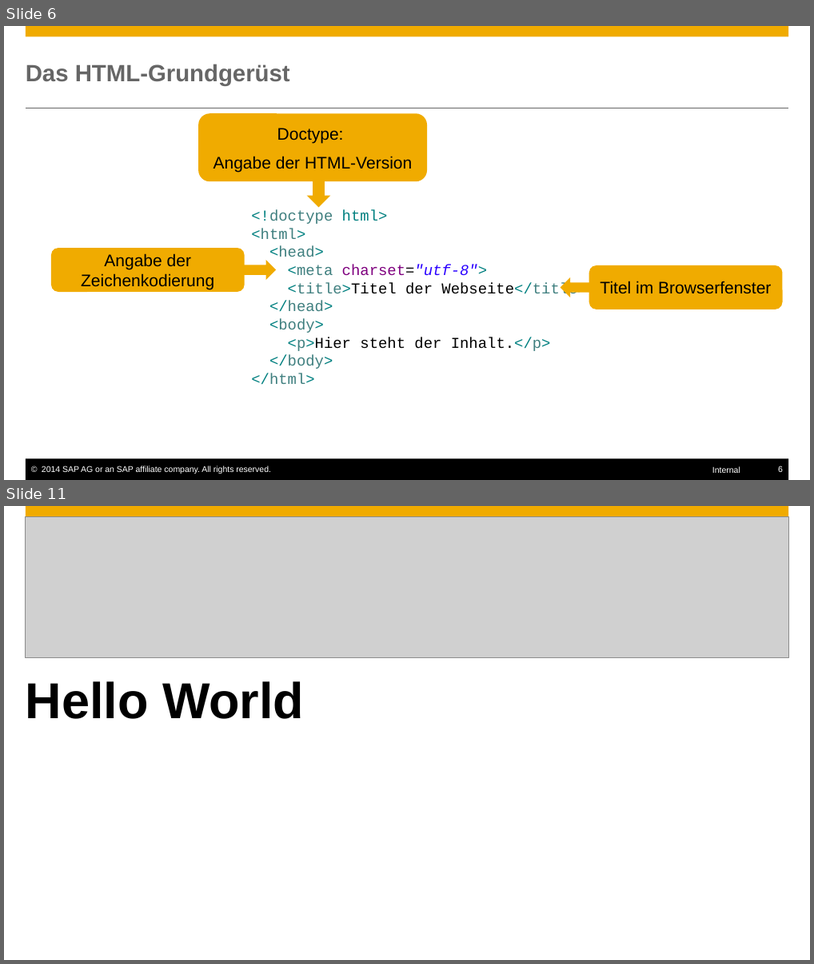
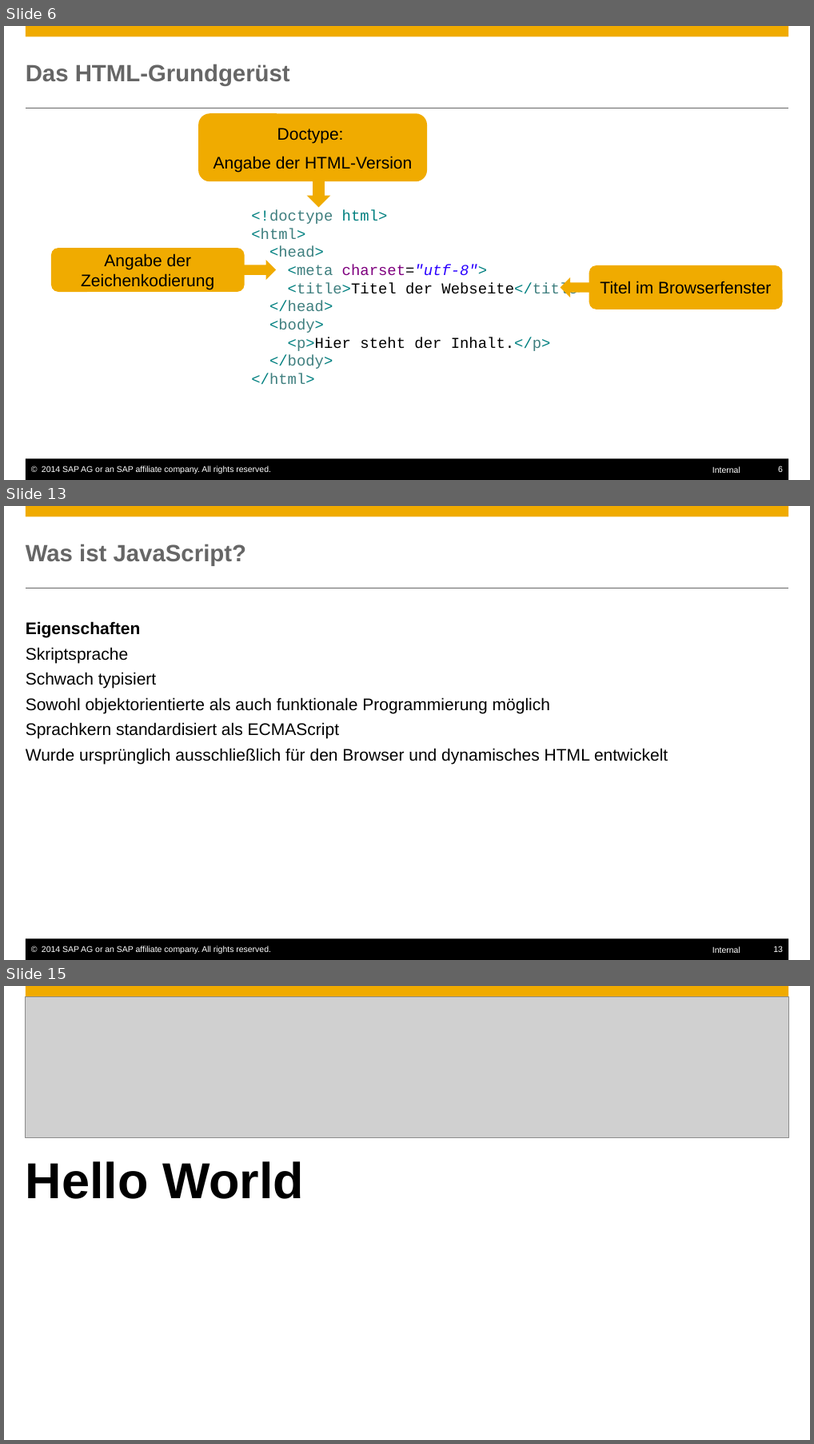
Before and after one commit to ofrendo/JSCrossCourse, a slide deck: JSCrosscourse.pptx. Shown one above the other, each under a label of ours: slides 6 and 11 before the commit, slides 6, 13 and 15 after it; the slides between them are not shown. The pictures are 814x964 and 814x1444 pixels, drawn with LibreOffice and Linux fonts; fonts in the diff are those of the drawing; grey boxes stand for pictures; background and template pictures are left out. Boxes give left, top, right and bottom in pixels: in the first picture for what was removed or moved away, otherwise in the second. Text is boxed around its words. In the diff, an @@ line names an element or a change of style, - is before the commit and + after.

```diff
--- a/JSCrosscourse.pptx
+++ b/JSCrosscourse.pptx
@@ slide 13 added at (x1=4, y1=506, x2=810, y2=960), background #FFFFFF; not listed: 6 template elements that a slide beside it also shows @@
@@ title added at (x1=26, y1=544, x2=246, y2=566), 28 pt, text #666666, bold @@
+Was ist JavaScript?
@@ text added at (x1=26, y1=621, x2=668, y2=764), 20 pt, text #000000 @@
+Eigenschaften
+  Skriptsprache
+  Schwach typisiert
+  Sowohl objektorientierte als auch funktionale Programmierung möglich
+  Sprachkern standardisiert als ECMAScript
+  Wurde ursprünglich ausschließlich für den Browser und dynamisches HTML entwickelt
@@ what was slide 11 is now slide 15 @@
```
Also in this commit, not shown: 7 slides changed, 17 other slides added, 1 other file.
